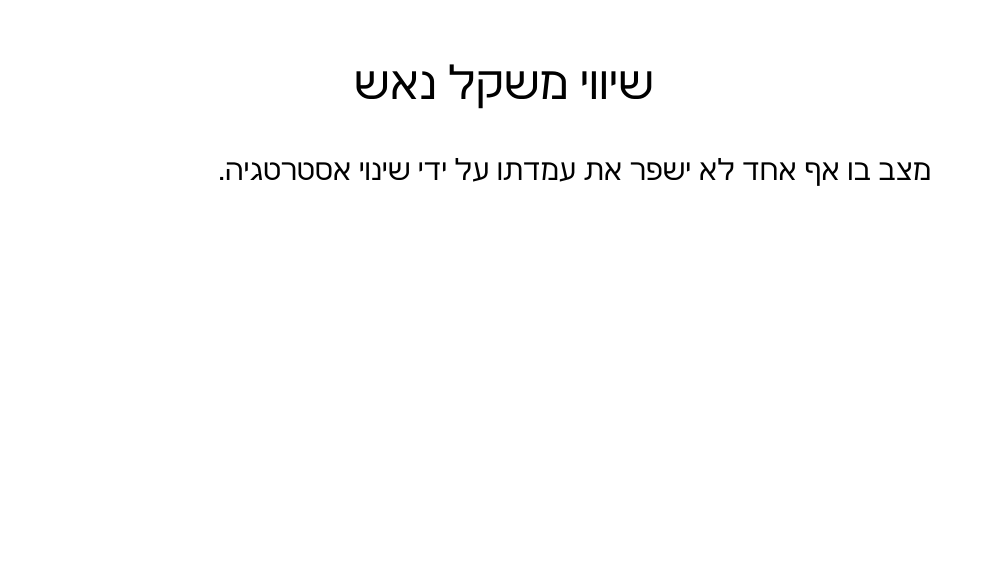
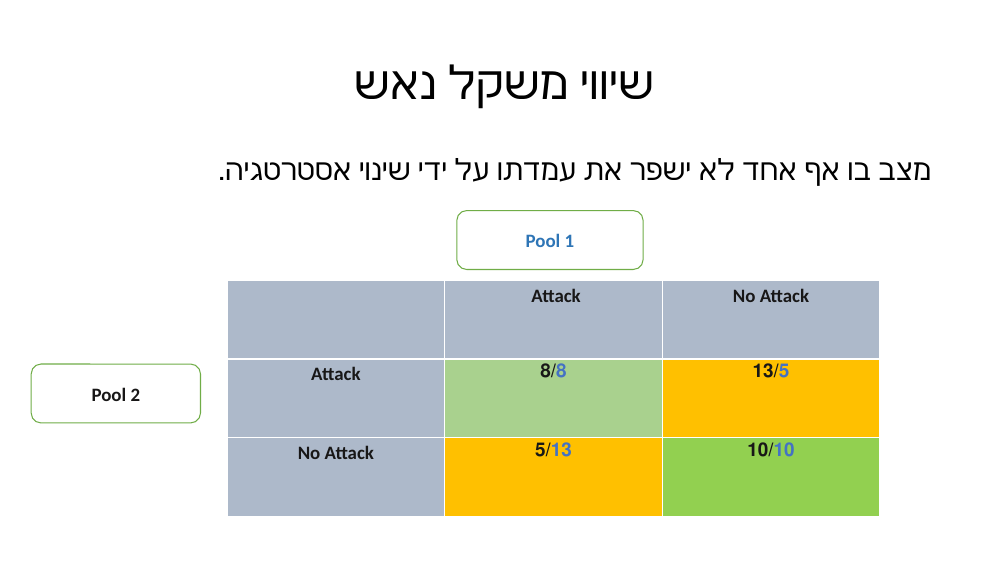
Before and after one commit to eliyahulevi/BitcoinPresentation, a slide deck: slide 3 of The miner’s dilemma.pptx (slide 6 before the commit). Drawn at 1008x567 pixels with LibreOffice and Linux fonts; fonts in the diff are those of the drawing. Boxes give left, top, right and bottom in pixels: in the first picture for what was removed or moved away, otherwise in the second. Text is boxed around its words. In the diff, an @@ line names an element or a change of style, - is before the commit and + after.

```diff
--- a/The miner’s dilemma.pptx
+++ b/The miner’s dilemma.pptx
@@ rounded rectangle added at [457, 211, 643, 270], fill #FFFFFF, outline #70AD47 1 pt, 18 pt, text #2E75B6, bold @@
+Pool 1
@@ table added at [227, 281, 880, 516], 3 rows, 3 columns @@
+ | Attack | No Attack
+Attack | 8/8 | 13/5
+No Attack | 5/13 | 10/10
@@ rounded rectangle added at [31, 364, 200, 423], fill #FFFFFF, outline #70AD47 1 pt, 18 pt, text #181717, bold @@
+Pool 2
```
